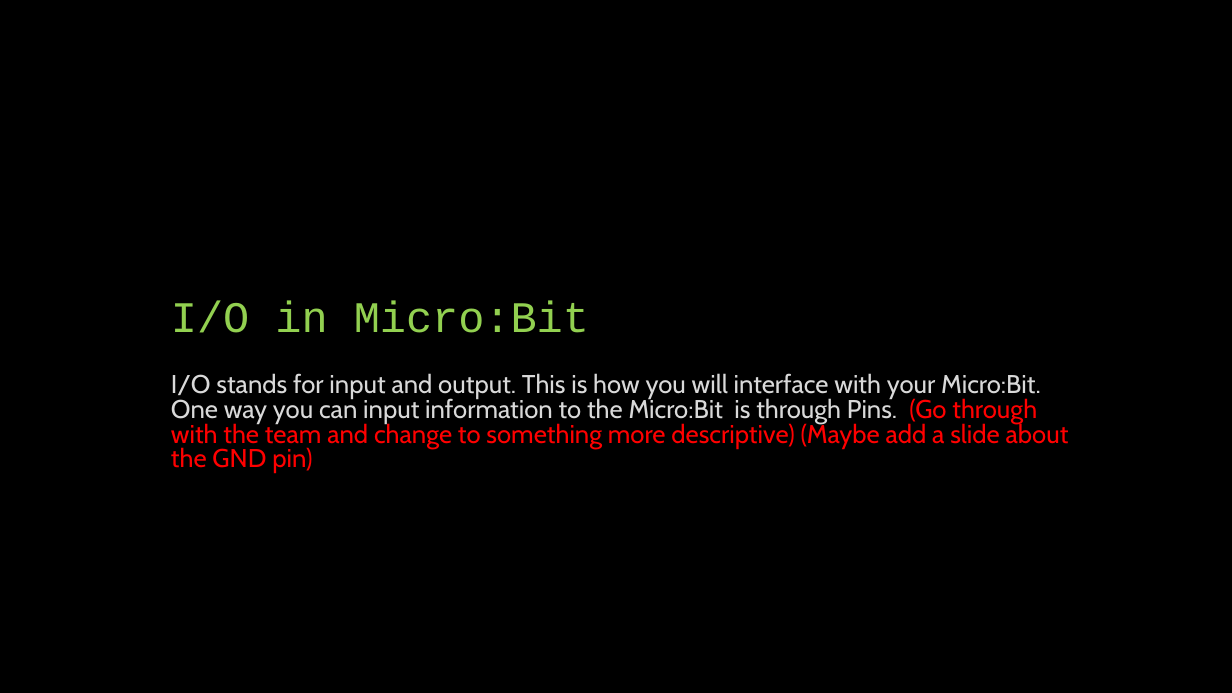
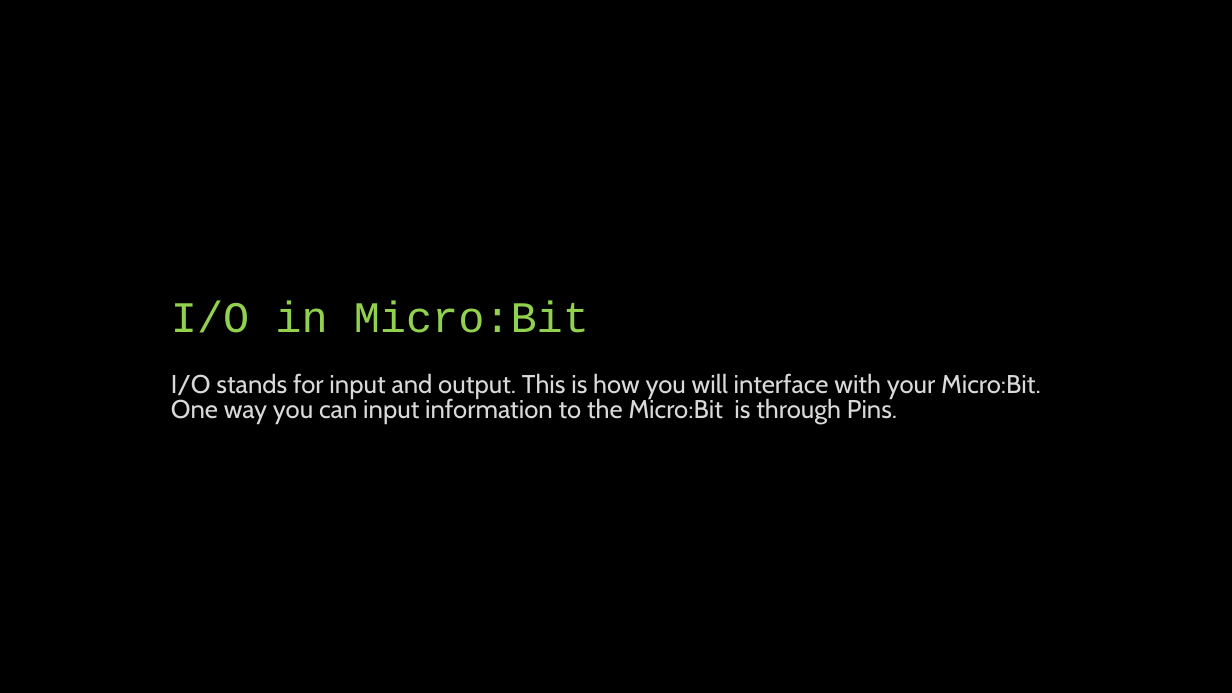
Before and after one commit to osu-hoangthu/OMSICapstoneGroup67, a slide deck: slide 11 of Alpha_Modules/2 MicroBit_Basics/Vocab/Slides/1 Vocab Basics MicroBit.pptx. Drawn at 1232x693 pixels with LibreOffice and Linux fonts; fonts in the diff are those of the drawing. Boxes give left, top, right and bottom in pixels: in the first picture for what was removed or moved away, otherwise in the second. Text is boxed around its words. In the diff, an @@ line names an element or a change of style, - is before the commit and + after.

```diff
--- a/Alpha_Modules/2 MicroBit_Basics/Vocab/Slides/1 Vocab Basics MicroBit.pptx
+++ b/Alpha_Modules/2 MicroBit_Basics/Vocab/Slides/1 Vocab Basics MicroBit.pptx
@@ text at (171, 373, 1041, 424): text changed @@
-I/O stands for input and output. This is how you will interface with your Micro:Bit. One way you can input information to the Micro:Bit is through Pins. (Go through with the team and change to something more descriptive) (Maybe add a slide about the GND pin)
+I/O stands for input and output. This is how you will interface with your Micro:Bit. One way you can input information to the Micro:Bit is through Pins.
```
Also in this commit, not shown: 3 other slides changed, 4 slides added, 6 other files.
